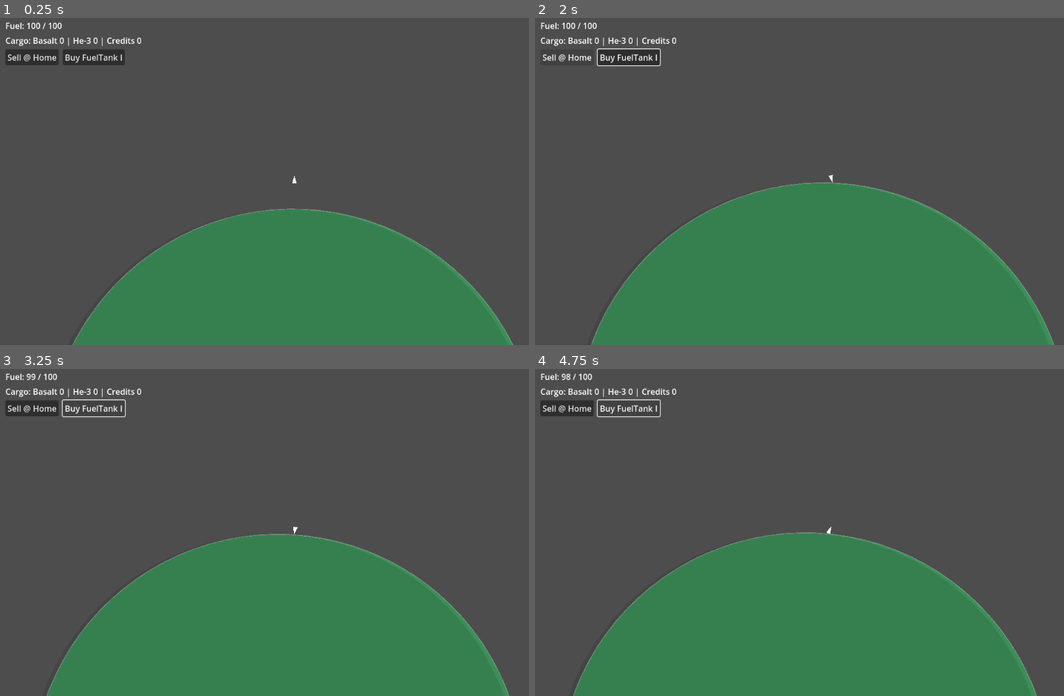
Above: before the commit, frames 1-4 (two rows, left to right).
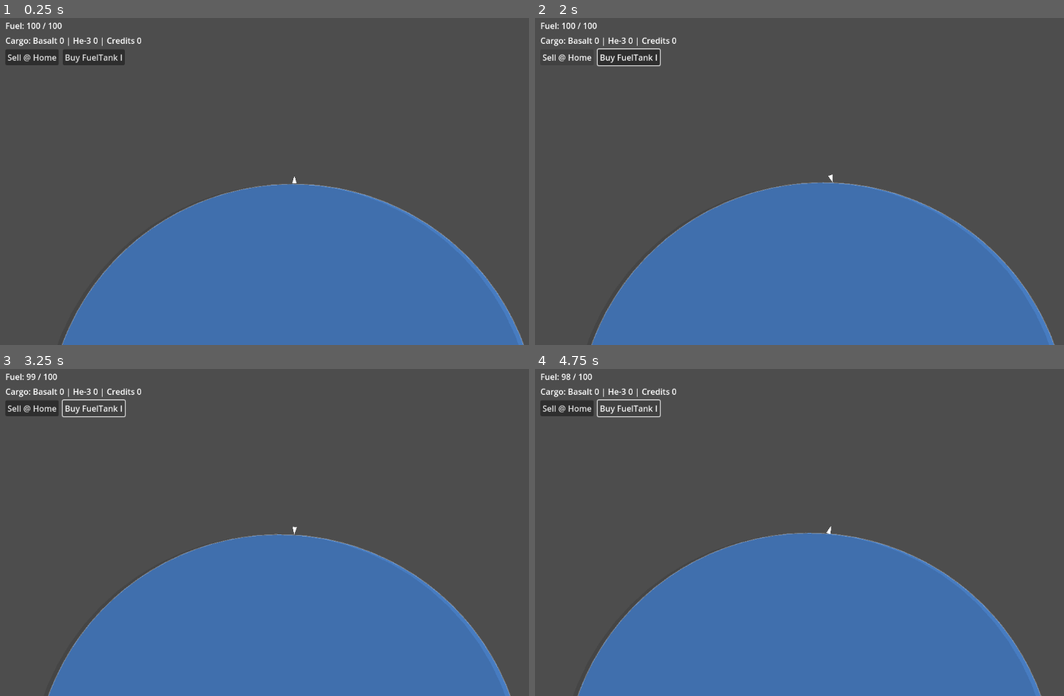
Above: after the commit, the same moments.

Repository: orrybaram/retrograde
Game: Godot game, scene res://scenes/Main.tscn
Two runs of this game, one before a commit and one after it. Both use one fixed random seed, a clock stepped at 60 frames per second and the inputs below.
Inputs:
- Up to frame 1 (0.25 s): no input
- Up to frame 2 (2 s): click "Sell @ Home" at 0.5 s; hold Right (turn_right) from 1.28 s (still down)
- Up to frame 3 (3.25 s): release Right (turn_right) at 2 s; click "Buy FuelTank I" at 2 s; hold Down (reverse_thrust) from 2.78 s (still down)
- Up to frame 4 (4.75 s): release Down (reverse_thrust) at 3.53 s; hold Right (turn_right) 3.53-4.28 s; hold Down (reverse_thrust) from 4.28 s (still down)

The runs differ from the first frame. In frame 1, 31% of the frame differs, in the area x 11-100%, y 48-100%; in frame 2, 32%; in frame 3, 32%; in frame 4, 32%, in the area x 7-96%, y 48-100%.
Error in both runs: Invalid access to property or key 'global_position' on a base object of type 'null instance'. (res://scripts/HUD.gd:39)

Commit message:
refactor: renamed scripts

Diff:
--- a/scenes/Main.tscn
+++ b/scenes/Main.tscn
@@ -22,7 +22,7 @@
 script = ExtResource("4")
 
 [node name="Ship" parent="." instance=ExtResource("5")]
-position = Vector2(-643, -889)
+position = Vector2(-643, -808)
 rotation = -1.5707964
 mass = 3.0
 angular_damp_mode = 1
@@ -38,7 +38,7 @@
 position = Vector2(-648, 9)
 mass = 80000000.0
 radius = 800.0
-color = Color(0.23558363, 0.55804646, 0.34699067, 1)
+color = Color(0.2795402, 0.48597795, 0.7557118, 1)
 
 [node name="ResourceNode" parent="." instance=ExtResource("7")]
 position = Vector2(600, -140)
--- a/scenes/Planet.tscn
+++ b/scenes/Planet.tscn
@@ -1,10 +1,10 @@
 [gd_scene load_steps=9 format=3 uid="uid://dyj33wc7mamja"]
 
 [ext_resource type="Script" uid="uid://8wr4akmb6hn6" path="res://scripts/Planet.gd" id="1"]
-[ext_resource type="Script" uid="uid://ynuit7qp4ij" path="res://scenes/planet_visual.gd" id="2_wsaxd"]
-[ext_resource type="Script" uid="uid://xfcikxm6fdhl" path="res://scenes/planet_gravity_field.gd" id="3_744xv"]
-[ext_resource type="Script" uid="uid://34c4oelthpy5" path="res://scenes/planet_collision.gd" id="4_2ucv6"]
-[ext_resource type="Script" uid="uid://47c5yohm8reo" path="res://scenes/gravity_field_visual.gd" id="5_sskfm"]
+[ext_resource type="Script" uid="uid://ynuit7qp4ij" path="res://scenes/PlanetVisual.gd" id="2_wsaxd"]
+[ext_resource type="Script" uid="uid://xfcikxm6fdhl" path="res://scenes/PlanetGravityField.gd" id="3_744xv"]
+[ext_resource type="Script" uid="uid://34c4oelthpy5" path="res://scenes/PlanetCollision.gd" id="4_2ucv6"]
+[ext_resource type="Script" uid="uid://47c5yohm8reo" path="res://scenes/GravityFieldVisual.gd" id="5_sskfm"]
 
 [sub_resource type="CanvasItemMaterial" id="CanvasItemMaterial_xv80x"]
 
Renamed: scenes/gravity_field_visual.gd -> scenes/GravityFieldVisual.gd
Renamed: scenes/gravity_field_visual.gd.uid -> scenes/GravityFieldVisual.gd.uid
Renamed: scenes/planet_collision.gd -> scenes/PlanetCollision.gd
Renamed: scenes/planet_collision.gd.uid -> scenes/PlanetCollision.gd.uid
Renamed: scenes/planet_gravity_field.gd -> scenes/PlanetGravityField.gd
Renamed: scenes/planet_gravity_field.gd.uid -> scenes/PlanetGravityField.gd.uid
Renamed: scenes/planet_visual.gd -> scenes/PlanetVisual.gd
Renamed: scenes/planet_visual.gd.uid -> scenes/PlanetVisual.gd.uid
